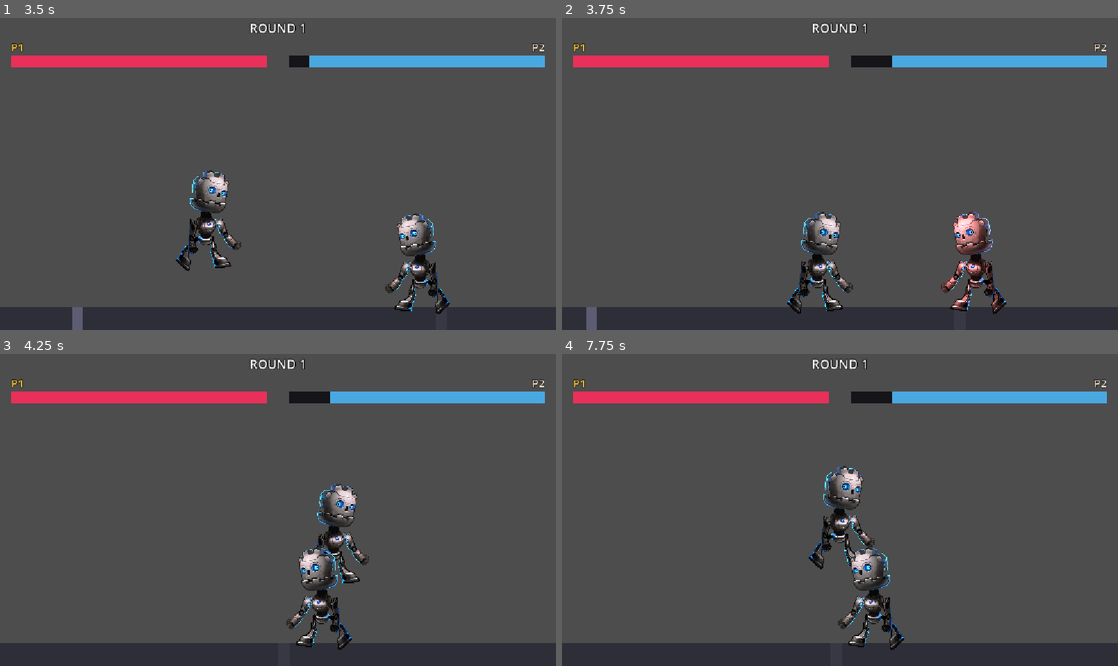
Above: before the commit, frames 1-4 (two rows, left to right).
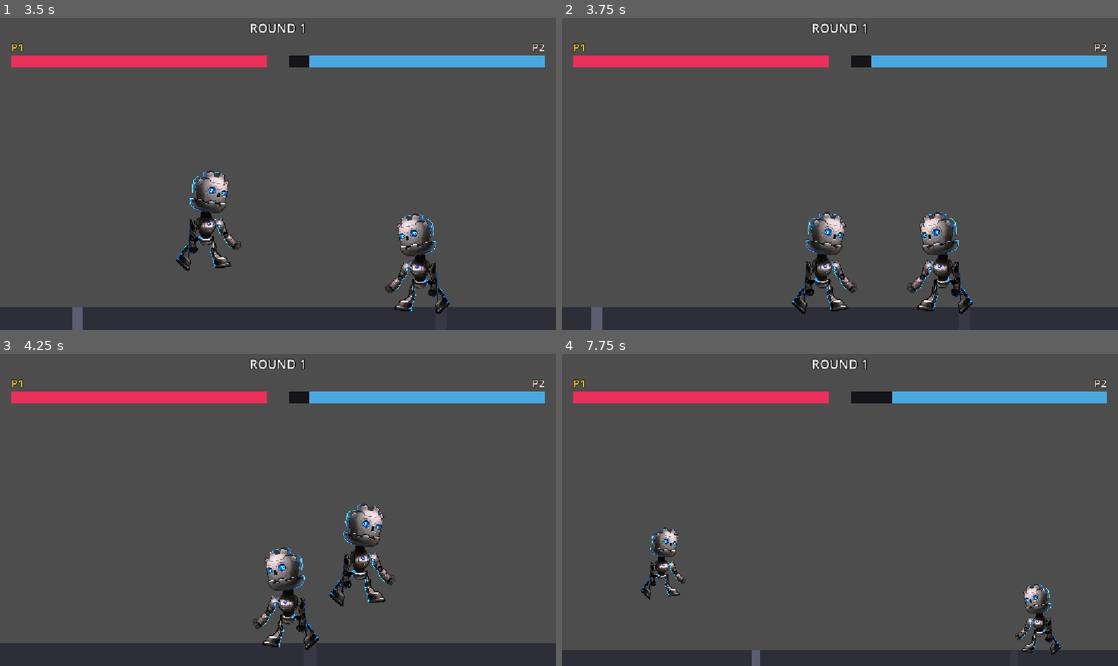
Above: after the commit, the same moments.

Repository: sausalito-labs/one-arcade
Game: Godot game, scene res://scenes/main_arena_2d.tscn
The game is run twice, just before and just after one commit, with the same random seed, the same clock (stepped at 60 frames per second) and the same inputs.
Inputs:
- Up to frame 1 (3.5 s): hold D (move_right) 0.53-2.03 s; tap J (jab) at 0.6, 2.1 s; tap Space (jump) at 0.77, 1.52, 3.02 s; tap Shift (walk) at 1.35, 2.85 s; hold A (move_left) 2.03-2.78 s; hold D (move_right) from 2.78 s (still down)
- Up to frame 2 (3.75 s): keep holding D (move_right); tap J (jab) at 3.6 s
- Up to frame 3 (4.25 s): keep holding D (move_right); tap Space (jump) at 3.77 s
- Up to frame 4 (7.75 s): release D (move_right) at 4.28 s; hold A (move_left) 4.28-5.03 s; tap Shift (walk) at 4.35, 5.85, 7.35 s; tap Space (jump) at 4.52, 6.02, 6.77, 7.52 s; hold D (move_right) 5.03-5.78 s; tap J (jab) at 5.1, 6.6 s; hold A (move_left) 5.78-7.28 s; hold D (move_right) from 7.28 s (still down)

Frame 1 is identical in both runs. In frame 2, 4.6% of the frame differs, in the area x 4-80%, y 12-100%; in frame 3, 5.1%; in frame 4, 6.3%, in the area x 0-100%, y 35-100%.

Commit message:
fix: tighten jab hitbox to match fist reach
The jab hitbox extended 30-76 units ahead of the fighter, around 4x the
visual punch reach, so hits connected from well outside melee range.
Shrink the box to span 7-21 units ahead (14x30 shape at 7, -20), forcing
fighters to close to near-touching distance before a jab lands.

Diff:
--- a/player_robot/player.gd
+++ b/player_robot/player.gd
@@ -57,7 +57,7 @@
 	$AnimationTree.active = true
 
 	# Flip the hitbox so it extends ahead of the fighter; hurtbox stays centered.
-	_hitbox.position = Vector2(30 * facing, -20)
+	_hitbox.position = Vector2(7 * facing, -20)
 	_hitbox.monitoring = false
 	# The hurtbox area needs to know which fighter owns it so the hitbox can
 	# map "area touched" back onto a victim even when both fighters share the
--- a/player_robot/player.tscn
+++ b/player_robot/player.tscn
@@ -145,7 +145,7 @@
 size = Vector2(22, 32.8716)
 
 [sub_resource type="RectangleShape2D" id="jab_reach"]
-size = Vector2(46, 30)
+size = Vector2(14, 30)
 
 [node name="SkeletalPlayer" type="CharacterBody2D" unique_id=626486948]
 physics_interpolation_mode = 1
@@ -374,5 +374,5 @@
 monitorable = false
 
 [node name="CollisionShape2D" type="CollisionShape2D" parent="Hitbox"]
-position = Vector2(23, -20)
+position = Vector2(7, -20)
 shape = SubResource("jab_reach")
